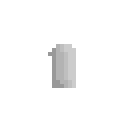
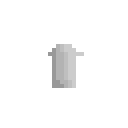
Layers edited between the first and the second 128px x 128px image:
added layer "body_set_blank_side_shake_frame0" over [76, 52, 84, 56]
